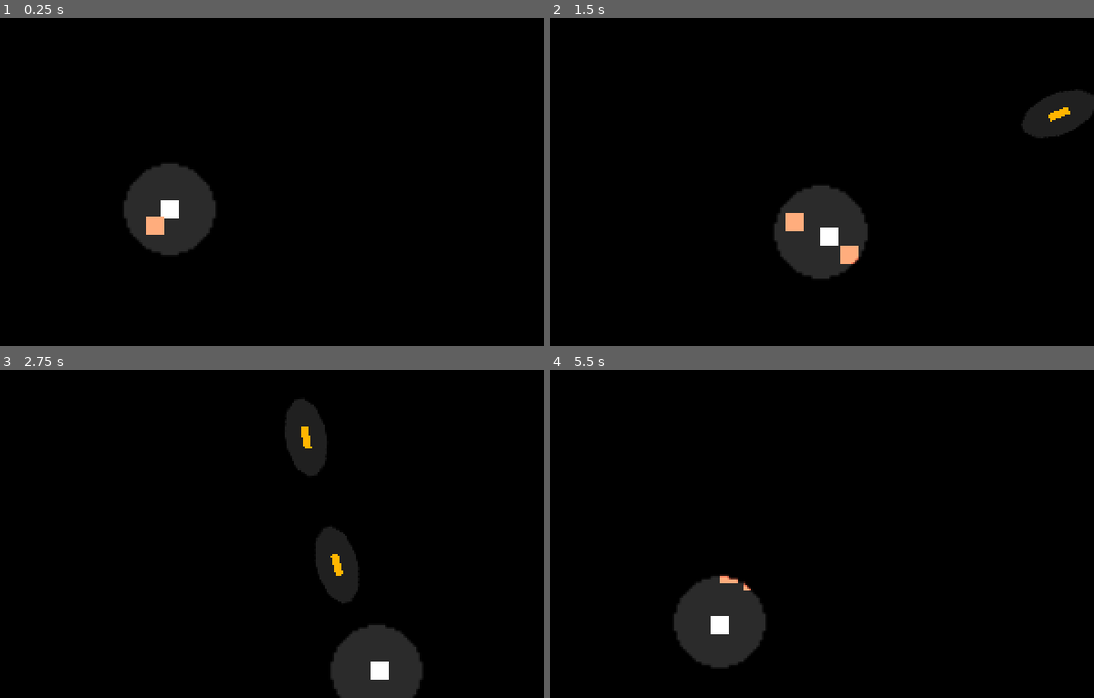
Above: before the commit, frames 1-4 (two rows, left to right).
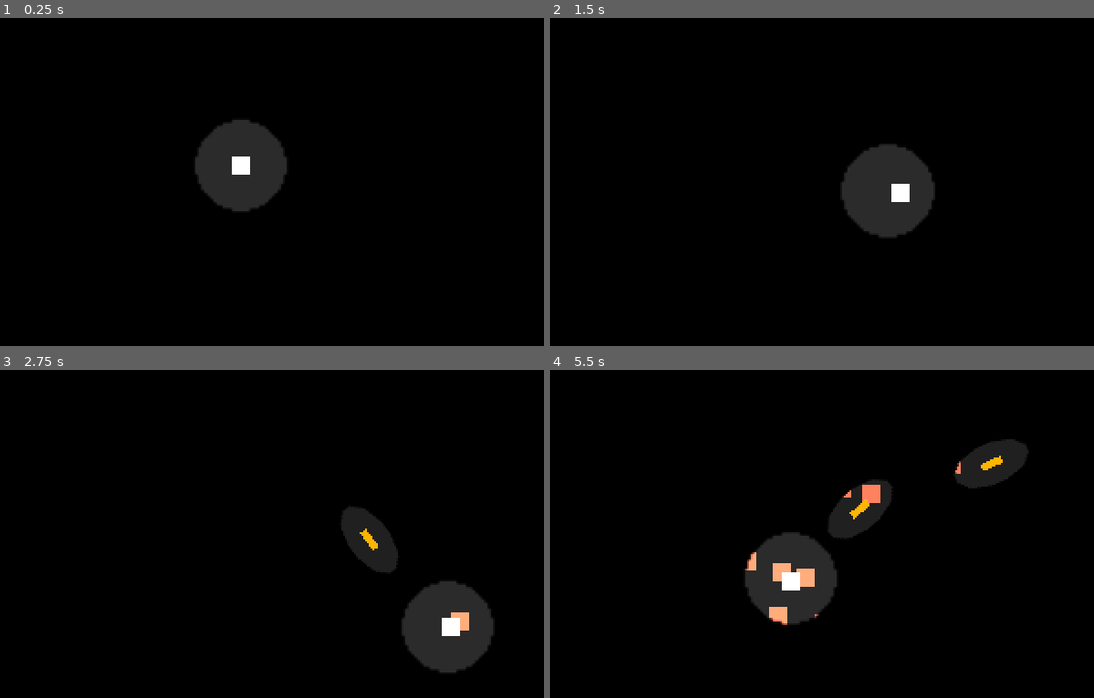
Above: after the commit, the same moments.

Repository: ThanapatrP/game-project-shooter
Game: Godot game, scene res://src/levels/test_level.tscn
The game is run twice, just before and just after one commit, with the same random seed, the same clock (stepped at 60 frames per second) and the same inputs.
Inputs (mouse positions are in pixels of both pictures, inside the frame that each line leads up to):
- Up to frame 1 (0.25 s): no input
- Up to frame 2 (1.5 s): move the mouse to (930, 165) at 0.52 s; press the mouse at (930, 165) at 0.53 s; hold D (right) 0.53-1.28 s; move the mouse to (686, 198) at 1.27 s; release the mouse at (686, 198) at 1.28 s; hold S (down) from 1.28 s (still down); right-click (686, 198) at 1.35 s
- Up to frame 3 (2.75 s): move the mouse to (310, 461) at 2.02 s; release S (down) at 2.03 s; press the mouse at (310, 461) at 2.03 s; hold D (right) from 2.03 s (still down)
- Up to frame 4 (5.5 s): move the mouse to (773, 599) at 2.77 s; release D (right) at 2.78 s; release the mouse at (773, 599) at 2.78 s; hold W (up) 2.78-3.53 s; right-click (773, 599) at 2.85 s; move the mouse to (979, 583) at 3.52 s; press the mouse at (979, 583) at 3.53 s; hold A (left) 3.53-5.03 s; move the mouse to (626, 484) at 4.27 s; release the mouse at (626, 484) at 4.28 s; right-click (626, 484) at 4.35 s; move the mouse to (832, 534) at 5.02 s; press the mouse at (832, 534) at 5.03 s; hold S (down) from 5.03 s (still down)

The runs differ from the first frame. In frame 1, 7.0% of the frame differs, in the area x 22-53%, y 31-73%; in frame 2, 8.3%; in frame 3, 10%, in the area x 52-91%, y 8-100%; in frame 4, 9.7%.

Commit message:
add knockback

Diff:
--- a/src/characters/enemy/running_enemy.gd
+++ b/src/characters/enemy/running_enemy.gd
@@ -23,14 +23,16 @@
 
 func _physics_process(delta):
 	if follow != null:
-		velocity = global_position.direction_to(follow.global_position) * SPD
+		velocity = lerp(velocity, global_position.direction_to(follow.global_position) * SPD, 0.1)
 	else:
 		velocity = Vector2.ZERO
 
 	move_and_slide()
 
 
-func hurt(damage):
+func hurt(kb_dir, damage):
+	velocity = kb_dir * SPD * 3
+
 	hp -= damage
 
 	flashing_t = 0.04
--- a/src/levels/test_level.tscn
+++ b/src/levels/test_level.tscn
@@ -16,37 +16,103 @@
 
 [node name="Player" parent="." instance=ExtResource("1_1ky7t")]
 unique_name_in_owner = true
-position = Vector2(115, 105)
+position = Vector2(154, 81)
 
 [node name="CanvasModulate" type="CanvasModulate" parent="."]
 color = Color(0, 0, 0, 1)
 
 [node name="RunningEnemy" parent="." instance=ExtResource("2_6o3kl")]
-position = Vector2(210, 146)
+position = Vector2(243, 155)
 
 [node name="RunningEnemy2" parent="." instance=ExtResource("2_6o3kl")]
-position = Vector2(125, 160)
+position = Vector2(275, 123)
 
 [node name="RunningEnemy3" parent="." instance=ExtResource("2_6o3kl")]
-position = Vector2(60, 125)
+position = Vector2(293, 81)
 
 [node name="RunningEnemy4" parent="." instance=ExtResource("2_6o3kl")]
-position = Vector2(33, 77)
+position = Vector2(287, 28)
 
 [node name="RunningEnemy5" parent="." instance=ExtResource("2_6o3kl")]
-position = Vector2(85, 46)
+position = Vector2(254, 6)
 
 [node name="RunningEnemy6" parent="." instance=ExtResource("2_6o3kl")]
-position = Vector2(104, 117)
+position = Vector2(191, -7)
 
 [node name="RunningEnemy7" parent="." instance=ExtResource("2_6o3kl")]
-position = Vector2(163, 125)
+position = Vector2(139, -18)
 
 [node name="RunningEnemy8" parent="." instance=ExtResource("2_6o3kl")]
-position = Vector2(224, 87)
+position = Vector2(87, -4)
 
 [node name="RunningEnemy9" parent="." instance=ExtResource("2_6o3kl")]
-position = Vector2(282, 112)
+position = Vector2(43, 13)
 
 [node name="RunningEnemy10" parent="." instance=ExtResource("2_6o3kl")]
-position = Vector2(278, 50)
+position = Vector2(15, 37)
+
+[node name="RunningEnemy11" parent="." instance=ExtResource("2_6o3kl")]
+position = Vector2(7, 75)
+
+[node name="RunningEnemy12" parent="." instance=ExtResource("2_6o3kl")]
+position = Vector2(27, 123)
+
+[node name="RunningEnemy13" parent="." instance=ExtResource("2_6o3kl")]
+position = Vector2(57, 151)
+
+[node name="RunningEnemy14" parent="." instance=ExtResource("2_6o3kl")]
+position = Vector2(86, 167)
+
+[node name="RunningEnemy15" parent="." instance=ExtResource("2_6o3kl")]
+position = Vector2(154, 172)
+
+[node name="RunningEnemy16" parent="." instance=ExtResource("2_6o3kl")]
+position = Vector2(189, 170)
+
+[node name="RunningEnemy17" parent="." instance=ExtResource("2_6o3kl")]
+position = Vector2(67, 195)
+
+[node name="RunningEnemy18" parent="." instance=ExtResource("2_6o3kl")]
+position = Vector2(15, 162)
+
+[node name="RunningEnemy19" parent="." instance=ExtResource("2_6o3kl")]
+position = Vector2(-18, 107)
+
+[node name="RunningEnemy20" parent="." instance=ExtResource("2_6o3kl")]
+position = Vector2(-35, 22)
+
+[node name="RunningEnemy21" parent="." instance=ExtResource("2_6o3kl")]
+position = Vector2(23, -28)
+
+[node name="RunningEnemy22" parent="." instance=ExtResource("2_6o3kl")]
+position = Vector2(23, -28)
+
+[node name="RunningEnemy23" parent="." instance=ExtResource("2_6o3kl")]
+position = Vector2(112, -61)
+
+[node name="RunningEnemy24" parent="." instance=ExtResource("2_6o3kl")]
+position = Vector2(210, -46)
+
+[node name="RunningEnemy25" parent="." instance=ExtResource("2_6o3kl")]
+position = Vector2(291, -32)
+
+[node name="RunningEnemy26" parent="." instance=ExtResource("2_6o3kl")]
+position = Vector2(343, 17)
+
+[node name="RunningEnemy27" parent="." instance=ExtResource("2_6o3kl")]
+position = Vector2(350, 82)
+
+[node name="RunningEnemy28" parent="." instance=ExtResource("2_6o3kl")]
+position = Vector2(322, 152)
+
+[node name="RunningEnemy29" parent="." instance=ExtResource("2_6o3kl")]
+position = Vector2(266, 213)
+
+[node name="RunningEnemy30" parent="." instance=ExtResource("2_6o3kl")]
+position = Vector2(163, 221)
+
+[node name="RunningEnemy31" parent="." instance=ExtResource("2_6o3kl")]
+position = Vector2(163, 221)
+
+[node name="RunningEnemy32" parent="." instance=ExtResource("2_6o3kl")]
+position = Vector2(115, 216)
--- a/src/object/bullets/bullet.gd
+++ b/src/object/bullets/bullet.gd
@@ -3,7 +3,7 @@
 
 const SPD = 600
 var dir = Vector2.ZERO
-var damage = 30
+var damage = 50
 
 
 func _ready() -> void:
@@ -18,5 +18,5 @@
 
 func hit(body):
 	if body is CharacterBody2D:
-		body.hurt(damage)
+		body.hurt(dir, damage)
 		queue_free()
